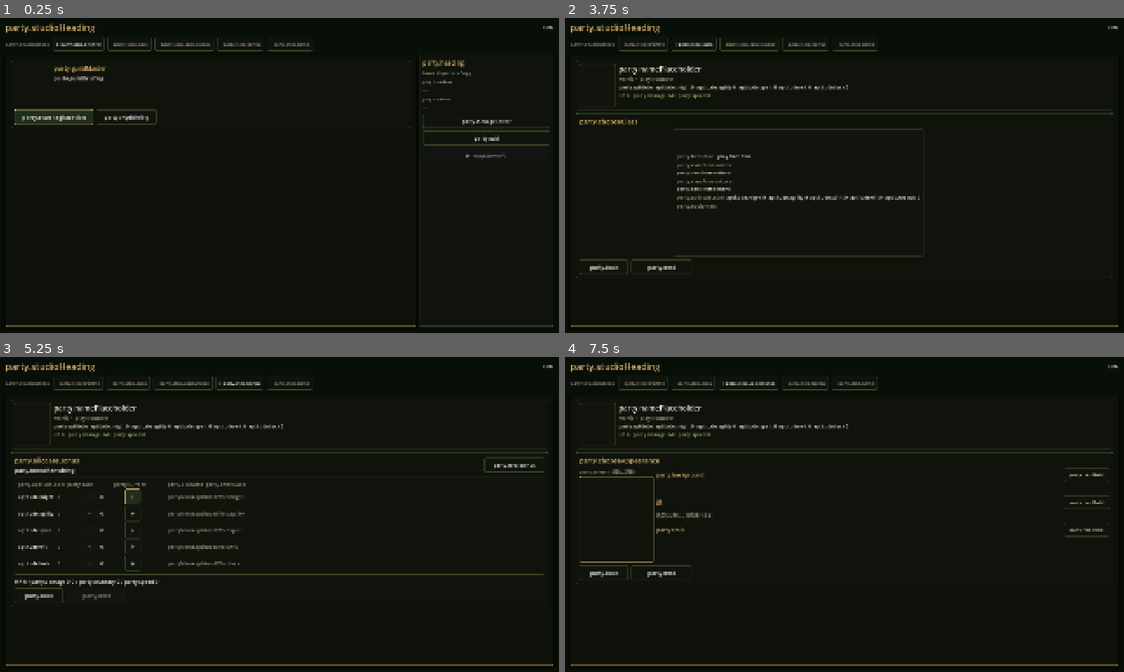
Above: before the commit, frames 1-4 (two rows, left to right).
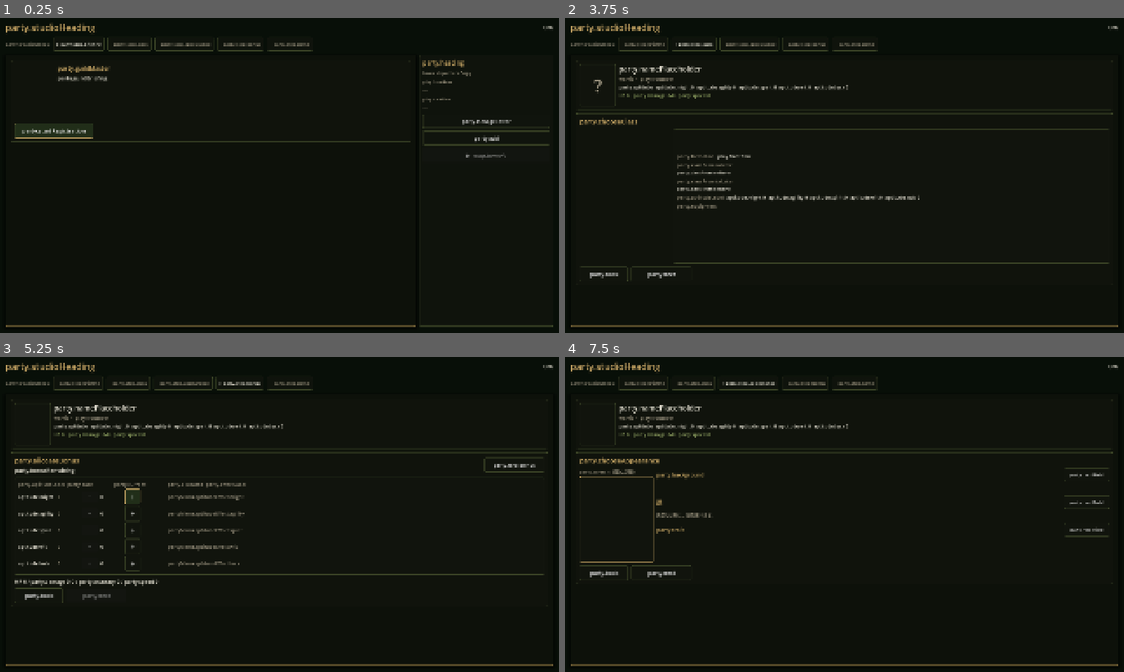
Above: after the commit, the same moments.

Repository: kino-6/black-stela
Game: Godot game, scene res://scenes/guild.tscn
The game is run twice, just before and just after one commit, with the same random seed, the same clock (stepped at 60 frames per second) and the same inputs. This scene is started directly instead of the project's main scene.
Inputs:
- Up to frame 1 (0.25 s): no input
- Up to frame 2 (3.75 s): click "party.startRegistration" at 0.5 s; click "party.next" at 1.25 s; click "party.next" at 2 s; click "party.step.briefing" at 2.75 s; click "party.startRegistration" at 3.5 s
- Up to frame 3 (5.25 s): click "party.next" at 4.25 s; click "party.next" at 5 s
- Up to frame 4 (7.5 s): click "party.step.class" at 5.75 s; click "▸ party.step.class" at 6.5 s; click "party.step.appearance" at 7.25 s

The runs differ from the first frame. In frame 1, 2.1% of the frame differs, in the area x 1-74%, y 15-40%; in frame 2, 1.3%; in frame 3, less than 0.1%; in frame 4, nothing differs.

Commit message:
fix(creation): playtest polish — briefing, class detail, technique format, face ？
Real-build playtest of the guild registration flow:
- Guild-master portrait fit the WHOLE figure (KEEP_ASPECT_CENTERED, taller box) —
  COVERED cropped his head/feet.
- Greeting drops the out-of-place "どんな冒険者になりたい？"; it now just welcomes
  you onto the roll (ja + en).
- "説明を聞かない" removed — it did the exact same _goto("class"), a choice that
  chose nothing.
- Class detail pane is a FIXED 420 box that scrolls — a taller class no longer
  jolts the layout when switching callings.
- Technique lines read "ヒール：味方を小回復" (name first) instead of the effect with
  the name in parentheses.
- The preview face is "？" until it is actually chosen at 来歴 (decoupled per IMP-039),
  not a face the player never picked.
- Gate updated to the new greeting + asserts 説明を聞かない / どんな冒険者 are gone.
  verify_guild_controller green.

Co-Authored-By: Claude Opus 4.8 <noreply@anthropic.com>

Diff:
--- a/godot/scripts/guild.gd
+++ b/godot/scripts/guild.gd
@@ -203,12 +203,22 @@
 	var character := _build_character()
 
 	var row := UI.row()
-	var portrait := TextureRect.new()
-	portrait.custom_minimum_size = Vector2(96, 116)
-	portrait.expand_mode = TextureRect.EXPAND_IGNORE_SIZE
-	portrait.stretch_mode = TextureRect.STRETCH_KEEP_ASPECT_COVERED
-	portrait.texture = _texture(_draft_portrait_path())
-	row.add_child(UI.card(portrait))
+	# The face is a player CHOICE made at 来歴 (IMP-039), decoupled from class and origin. Before that step
+	# it is genuinely undecided, so the preview shows a "？" rather than implying a face the player never picked.
+	var face_chosen: bool = STEPS.find(_step) >= STEPS.find("appearance")
+	if face_chosen:
+		var portrait := TextureRect.new()
+		portrait.custom_minimum_size = Vector2(96, 116)
+		portrait.expand_mode = TextureRect.EXPAND_IGNORE_SIZE
+		portrait.stretch_mode = TextureRect.STRETCH_KEEP_ASPECT_COVERED
+		portrait.texture = _texture(_draft_portrait_path())
+		row.add_child(UI.card(portrait))
+	else:
+		var unknown := UI.label("？", 52, UI.DIM)
+		unknown.horizontal_alignment = HORIZONTAL_ALIGNMENT_CENTER
+		unknown.vertical_alignment = VERTICAL_ALIGNMENT_CENTER
+		unknown.custom_minimum_size = Vector2(96, 116)
+		row.add_child(UI.card(unknown))
 
 	var text := UI.col(4)
 	var name_line := String(character.get("name", "")).strip_edges()
@@ -238,9 +248,10 @@
 	var col := UI.col(10)
 	var head := UI.row()
 	var master := TextureRect.new()
-	master.custom_minimum_size = Vector2(120, 140)
+	master.custom_minimum_size = Vector2(132, 184)
 	master.expand_mode = TextureRect.EXPAND_IGNORE_SIZE
-	master.stretch_mode = TextureRect.STRETCH_KEEP_ASPECT_COVERED
+	# Fit the WHOLE figure — the guild master is full-length NPC art, so COVERED cropped his head/feet.
+	master.stretch_mode = TextureRect.STRETCH_KEEP_ASPECT_CENTERED
 	master.texture = _texture(_asset("characters/npc-guild-master.png"))
 	head.add_child(master)
 	var speech := UI.col(6)
@@ -249,10 +260,11 @@
 	head.add_child(UI.grow(speech))
 	col.add_child(head)
 
+	# One command only: "説明を聞かない" led to the exact same _goto("class"), so it was a choice that
+	# chose nothing. Registration IS the briefing being read one step at a time.
 	var actions := UI.row()
 	var start := UI.button(I18n.t("party.startRegistration"), func(): _goto("class"), Vector2(260, 46), 19)
 	actions.add_child(start)
-	actions.add_child(UI.button(I18n.t("party.skipBriefing"), func(): _goto("class"), Vector2(200, 46), 17))
 	col.add_child(actions)
 	if _party().size() >= PARTY_MAX:
 		col.add_child(UI.label(I18n.t("party.partyReadyHeading"), 19, UI.GOLD))
@@ -310,7 +322,12 @@
 	for entry in selected.get("equipment", []):
 		gear.append(Fmt.localized_catalog_name(_world, String(entry.get("id", ""))))
 	detail.add_child(_fact(I18n.t("party.equipment"), " / ".join(PackedStringArray(gear))))
-	body.add_child(UI.card(detail))
+	# FIXED-height detail pane — a taller class (more techniques) used to grow the pane and jolt the whole
+	# step; now it is a stable 420 box that scrolls if a calling has more to say, so switching classes never
+	# makes the layout jump.
+	var detail_pane := UI.scroller(detail, Vector2(660, 420))
+	detail_pane.size_flags_horizontal = Control.SIZE_EXPAND_FILL
+	body.add_child(UI.grow(UI.card(detail_pane)))
 
 	col.add_child(_flow_actions("briefing", "appearance"))
 	return UI.card(col)
@@ -349,9 +366,11 @@
 	return "\n".join(PackedStringArray(names)) if not names.is_empty() else I18n.t("party.classPromiseNone")
 
 func _technique_promise(id: String) -> String:
+	# NAME first, then what it does — "ヒール：味方を小回復" reads as a skill entry, not a description with
+	# the skill's name tucked in parentheses at the end.
 	var summary := Techniques.summary(id, _engine())
 	var name := _technique_name(id)
-	return "%s（%s）" % [summary, name] if summary != "" else name
+	return "%s：%s" % [name, summary] if summary != "" else name
 
 ## The exploration this class is trusted with, named rather than scored. Empty for the seven classes
 ## §4 gives no exploration proficiency at all — they simply do not show the line.
--- a/godot/tests/verify_guild_controller.gd
+++ b/godot/tests/verify_guild_controller.gd
@@ -38,11 +38,16 @@
 	# The guild master's opening is spoken Japanese, not a procedure or faux-archaic
 	# exposition. Read the rendered scene so the Godot port cannot drift from ja.ts.
 	var briefing := _all_text(guild)
-	var expected_briefing := "ようこそ。登録するなら、まずは君の話を聞かせてくれ。どんな冒険者になりたい？"
+	var expected_briefing := "潜るなら、まずはギルドに名を連ねてもらう"
 	if not briefing.contains(expected_briefing):
 		_fail("briefing: the natural guild-master greeting is not rendered")
-	if briefing.contains("潜る気か") or briefing.contains("帳面にはそれから載せる"):
-		_fail("briefing: removed stiff guild-master copy returned to the screen")
+	# The greeting must NOT ask an out-of-place "what kind of adventurer do you want to be?" (playtest)
+	# and must NOT bring back the old stiff copy.
+	if briefing.contains("どんな冒険者になりたい") or briefing.contains("潜る気か") or briefing.contains("帳面にはそれから載せる"):
+		_fail("briefing: removed guild-master copy returned to the screen")
+	# "説明を聞かない" was a choice that chose nothing (same _goto), so it must be gone.
+	if briefing.contains("説明を聞かない"):
+		_fail("briefing: the meaningless 説明を聞かない choice is still shown")
 
 	# 1. Every step hands the cursor a place to land, and never a disabled one.
 	for step in STEPS:
Not shown, changed: src/i18n/en.ts
Not shown, changed: src/i18n/ja.ts
